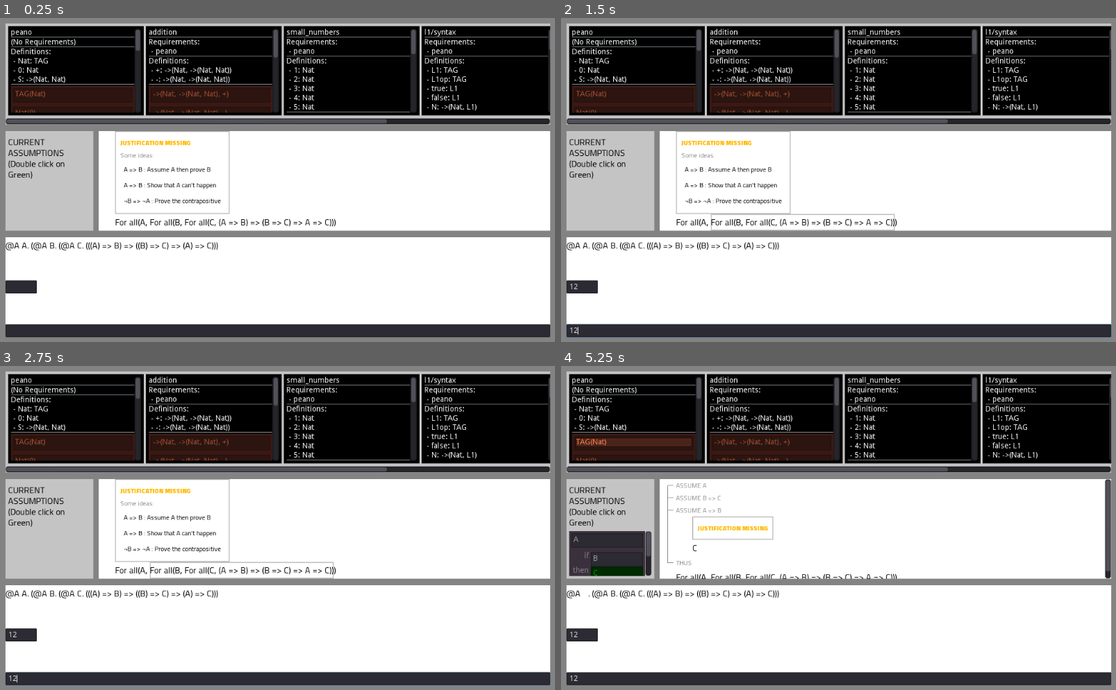
Above: before the commit, frames 1-4 (two rows, left to right).
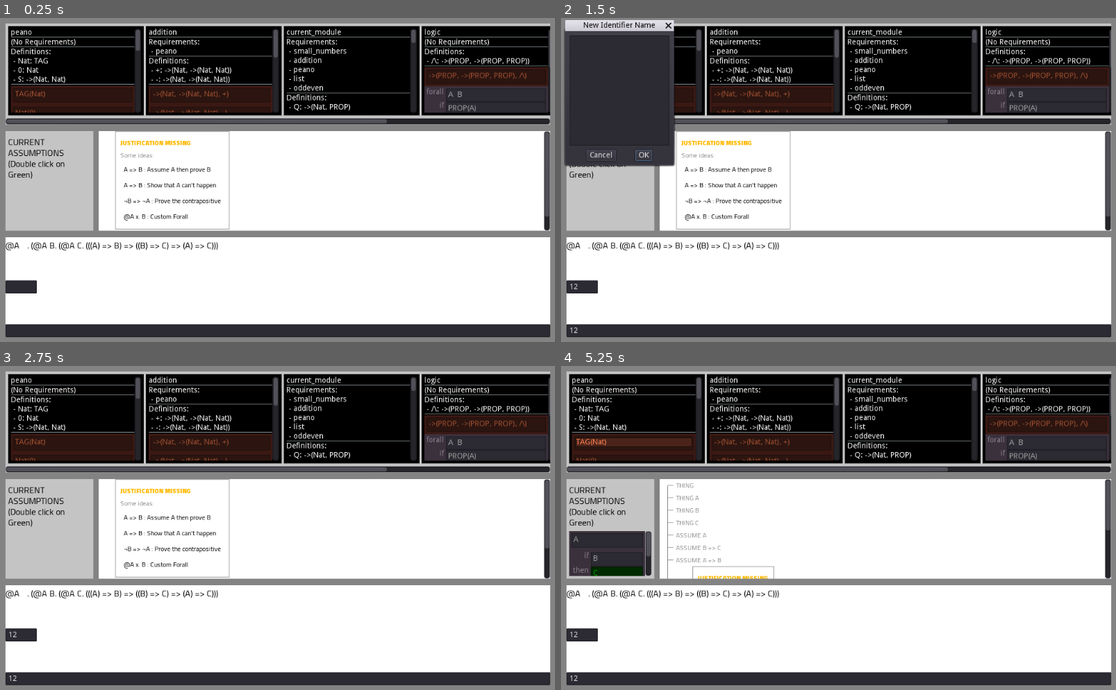
Above: after the commit, the same moments.

Repository: Negabinary/Math-Playground
Game: Godot game, scene res://Main.tscn
Two runs of this game, one before a commit and one after it. Both use one fixed random seed, a clock stepped at 60 frames per second and the inputs below.
Inputs (mouse positions are in pixels of both pictures, inside the frame that each line leads up to):
- Up to frame 1 (0.25 s): no input
- Up to frame 2 (1.5 s): click (583, 286) at 0.52 s; type "12" at 0.6 s; click (838, 332) at 0.75 s; type "12" at 0.83 s; click (733, 215) at 1.25 s, where only the run after the commit has a clickable "@A x. B : Custom Forall"
- Up to frame 3 (2.75 s): click (83, 502) at 2 s, where only the run after the commit has a clickable "OK"
- Up to frame 4 (5.25 s): click "A => B : Assume A then prove B" at 2.75 s; click (882, 563) at 3.52 s; click (694, 579) at 4.27 s; tap Enter (ui_accept) at 5 s; drag from (633, 443) to (894, 456) at 5.02 s

The runs differ from the first frame. In frame 1, 5.7% of the frame differs, in the area x 3-100%, y 3-72%; in frame 2, 15%, in the area x 0-100%, y 0-99%; in frame 3, 6.4%; in frame 4, 5.8%.

Commit message:
Added custom forall
Added custom forall
Fixed substitution not working

Diff:
--- a/Modules.gd
+++ b/Modules.gd
@@ -17,7 +17,8 @@
 	#for module_name in ["bool/bool_type", "bool/bool_and", "bool/bool_or", "bool/de_morgan"]:
 	#for module_name in ["2p2e4","small_numbers","addition","peano"]:
 	#for module_name in ["pres/peano","pres/2nat"]:
-	for module_name in ["peano","addition","small_numbers","l1/syntax","l1/opsemant"]:
+	#for module_name in ["peano","addition","small_numbers","l1/syntax","l1/opsemant"]:
+	for module_name in ["peano","addition","current_module","logic","oddeven"]:
 		add_module(module_loader.get_module(module_name), module_name, selection_handler)
 
 
--- a/lib/current_module.tres
+++ b/lib/current_module.tres
@@ -2,6 +2,7 @@
 @R addition
 @R peano
 @R list
+@R oddeven
 
 @= +(2,2)
 @> 4
@@ -40,3 +41,15 @@
 @A y : Nat
 @< =(+(x,y),+(y,x))
 @> R(x)
+
+@A x : Nat
+@A y : Nat
+@< Even(x)
+@< Even(y)
+@> Even(+(x,y))
+
+@A x : Nat
+@A y : Nat
+@< Odd(x)
+@< Odd(y)
+@> Even(+(x,y))
--- /dev/null
+++ b/lib/logic.tres
@@ -0,0 +1,11 @@
+@D /\ : ->(PROP,->(PROP,PROP))
+
+@A A : PROP
+@A B : PROP
+@< /\(A,B)
+@> A
+
+@A A : PROP
+@A B : PROP
+@< /\(A,B)
+@> B
--- /dev/null
+++ b/lib/oddeven.tres
@@ -0,0 +1,24 @@
+@R peano
+@R addition
+@R logic
+
+@D Even : ->(Nat,PROP)
+
+@A x : Nat
+@A y : Nat
+@< =(+(y,y),x)
+@> Even(x)
+
+@A x : Nat
+@< Even(x)
+@> For some(y,=(+(y,y),x))
+
+@D Odd : ->(Nat,PROP)
+
+@A x : Nat
+@< Even(x)
+@> Odd(S(x))
+
+@A x : Nat
+@< Odd(x)
+@> For some(y,/\(=(x,S(y)),Even(y)))
--- a/src/module/module.gd
+++ b/src/module/module.gd
@@ -44,7 +44,7 @@
 			var expr_item := ExprItemBuilder.from_string(statement_string, proof_box)
 			var proof_step = ProofStep.new(expr_item)
 			proof_step.justify_with_module_proveable(self)
-			proofs[proof_step] = ProofStep.new(expr_item)
+			proofs[proof_step] = ProofStep.new(expr_item, self)
 			proof_steps.append(proof_step)
 
 	for proof_step in proof_steps:
--- a/src/proof_step/proof_step.gd
+++ b/src/proof_step/proof_step.gd
@@ -6,7 +6,7 @@
 
 
 var context:ProofStep
-#var module:MathModule
+var module
 
 var statement:Statement
 var justification:Justification
@@ -15,12 +15,28 @@
 var _is_tag : bool = false
 
 
-func _init(new_expr_item:ExprItem, new_justification:Justification = MissingJustification.new(), new_context:ProofStep = null, new_new_assumptions = [], new_new_definitions = []):
+func _init(new_expr_item:ExprItem, module=null, new_justification:Justification = MissingJustification.new(), new_context:ProofStep = null, new_new_assumptions = [], new_new_definitions = []):
 	statement = Statement.new(new_expr_item)
 	justification = new_justification
 	context = new_context
 	new_assumptions = new_new_assumptions
 	new_definitions = new_new_definitions
+	self.module = module
+
+
+func get_proof_box() -> ProofBox:
+	var base : ProofBox
+	if context != null:
+		base = context.get_proof_box()
+	elif module != null:
+		base = module.get_proof_box()
+	else:
+		base = GlobalTypes.PROOF_BOX
+
+	if new_definitions == []:
+		return base
+	else:
+		return ProofBox.new(new_definitions, base)
 
 
 func mark_tag():
@@ -158,7 +174,7 @@
 			if implication.get_statement().get_conditions().size() == 0:
 				justify_with_specialisation(implication, matching)
 			else:
-				var refined_ps = get_script().new(implication.get_statement().deep_replace_types(matching).as_expr_item())
+				var refined_ps = get_script().new(implication.get_statement().deep_replace_types(matching).as_expr_item(), module)
 				refined_ps.justify_with_specialisation(implication, matching)
 				justification = ModusPonensJustificaiton.new(self, refined_ps)
 				emit_signal("justified")
@@ -178,7 +194,7 @@
 		for definition in implication.get_statement().get_definitions():
 			matching[definition] = "*"
 		if replace_impl.get_expr_item().is_superset(replace_ps.get_expr_item(), matching):
-			var refined_ps = get_script().new(implication.get_statement().deep_replace_types(matching).as_expr_item())
+			var refined_ps = get_script().new(implication.get_statement().deep_replace_types(matching).as_expr_item(), module)
 			refined_ps.justify_with_specialisation(implication, matching)
 			justification = EqualityJustification.new(self, refined_ps, replace_ps, refined_ps.get_statement().get_conclusion().get_child(with_idx))
 			emit_signal("justified")
@@ -196,6 +212,11 @@
 
 func justify_with_specialisation(generalised:ProofStep, matching) -> void:
 	justification = RefineJustification.new(self, generalised, matching)
+	emit_signal("justified")
+
+
+func justify_with_generalisation(new_identifier:String) -> void:
+	justification = RefineJustification.new(self, new_identifier, {})
 	emit_signal("justified")
 
 
@@ -295,6 +316,7 @@
 			requirements.append(
 					new_implication.get_script().new(
 							assumption.get_expr_item(),
+							context.module,
 							MissingJustification.new(),
 							context
 					)
@@ -317,12 +339,13 @@
 			requirements.append(
 					equality.get_script().new(
 							assumption.get_expr_item(),
+							context.module,
 							MissingJustification.new(),
 							context
 					)
 			)
 		var with_replacement = context.get_conclusion().get_expr_item().replace_at(replace.get_indeces(), with.get_expr_item())
-		requirements.append(equality.get_script().new(with_replacement, MissingJustification.new(), context))
+		requirements.append(equality.get_script().new(with_replacement, context.module, MissingJustification.new(), context))
 
 	func get_justification_text():
 		return "USING " + requirements[0].get_statement().to_string()
@@ -331,10 +354,25 @@
 class RefineJustification extends Justification:
 
 	func _init(
-			_context:ProofStep,
-			generalised:ProofStep,
+			context:ProofStep,
+			generalised,
 			_matching:Dictionary):
-		requirements = [generalised]
+		if generalised is String:
+			var new_type = ExprItemType.new(generalised)
+			var new_ei = ExprItem.new(
+				GlobalTypes.FORALL, [
+					ExprItem.new(new_type),
+					context.get_statement().as_expr_item()
+				]
+			)
+			requirements = [context.get_script().new(
+				new_ei,
+				context.module,
+				MissingJustification.new(),
+				context
+			)]
+		else:
+			requirements = [generalised]
 
 
 	func get_justification_text():
@@ -358,15 +396,17 @@
 					assum_ei = strip_existential(ctxt_definitions, conditions[i].get_expr_item(), [])
 				else:
 					assum_ei = strip_existential(ctxt_definitions, conditions[i].get_expr_item(), keep_exists_types[i])
-				var assum_ps = context.get_script().new(assum_ei)
+				var assum_ps = context.get_script().new(assum_ei, context.module)
 				assum_ps.justify_with_assumption()
 				ctxt_assumptions.append(assum_ps)
 		requirements = [
 			context.get_script().new(
 				conclusion,
+				context.module,
 				MissingJustification.new(),
 				context,
-				ctxt_assumptions
+				ctxt_assumptions,
+				ctxt_definitions
 			)
 		]
 
@@ -410,6 +450,7 @@
 						lhs.get_child(i),
 						rhs.get_child(i)
 					]),
+					context.module,
 					MissingJustification.new(),
 					context
 				)
@@ -425,6 +466,7 @@
 		requirements = [
 			context.get_script().new(
 				context.get_statement().as_expr_item().get_child(0).negate(),
+				context.module,
 				MissingJustification.new(),
 				context
 			)
@@ -452,6 +494,7 @@
 		requirements = [
 			context.get_script().new(
 				expr_item,
+				context.module,
 				MissingJustification.new(),
 				context
 			)
--- a/src/visual/assumption_box/ABDefinitions.gd
+++ b/src/visual/assumption_box/ABDefinitions.gd
@@ -35,3 +35,19 @@
 	var item:int = $Definitions.get_item_at_position(position)
 	if item != -1 and data is UniversalLocator:
 		emit_signal("expr_item_dropped_on_definition", definitions[item], data)
+
+
+var last_definition
+
+func _ons_item_activated(index):
+	if index != -1:
+		last_definition = definitions[index]
+		$EnterExprItem.popup_centered()
+
+
+func _on_ExprItem_confirmed():
+	var context:ProofBox = selection_handler.get_proof_step().get_proof_box()
+	var expr_item = ExprItemBuilder.from_string($EnterExprItem/VBoxContainer/LineEdit.text,context)
+	var refined_ps := ProofStep.new(assumption.get_statement().deep_replace_types({last_definition:expr_item}).as_expr_item())
+	refined_ps.justify_with_specialisation(assumption, {last_definition:expr_item})
+	get_parent().get_parent().emit_signal("proof_step_created", refined_ps)
--- a/src/visual/assumption_box/AssumptionBox.gd
+++ b/src/visual/assumption_box/AssumptionBox.gd
@@ -78,19 +78,3 @@
 	if event.is_action_released("right_click"):
 		if (assumption.get_justification() is ProofStep.ModuleProveableJustification):
 		  $PopupMenu.popup(Rect2(rect_global_position + event.position, Vector2(1,1)))
-
-
-var last_definition
-
-func _on_Definitions_item_activated(index):
-	if index != -1:
-		last_definition = definitions[index]
-		$EnterExprItem.popup_centered()
-
-
-func _on_EnterExprItem_confirmed():
-	var context := selection_handler.get_module().get_proof_box()
-	var expr_item = ExprItemBuilder.from_string($EnterExprItem/VBoxContainer/LineEdit.text,context)
-	var refined_ps := ProofStep.new(assumption.get_statement().deep_replace_types({last_definition:expr_item}).as_expr_item())
-	refined_ps.justify_with_specialisation(assumption, {last_definition:expr_item})
-	emit_signal("proof_step_created", refined_ps)
--- a/src/visual/assumption_box/AssumptionBox.tscn
+++ b/src/visual/assumption_box/AssumptionBox.tscn
@@ -58,6 +58,10 @@
 size_flags_horizontal = 3
 auto_height = true
 max_columns = 100
+
+[node name="EnterExprItem" parent="VBoxContainer/Definitions" instance=ExtResource( 6 )]
+margin_top = 8.0
+margin_bottom = 78.0
 
 [node name="Conditions" type="HBoxContainer" parent="VBoxContainer"]
 visible = false
@@ -135,11 +139,9 @@
 margin_right = 45.0
 margin_bottom = 104.0
 script = ExtResource( 5 )
-
-[node name="EnterExprItem" parent="." instance=ExtResource( 6 )]
 [connection signal="gui_input" from="." to="." method="_on_AssumptionBox_gui_input"]
-[connection signal="item_activated" from="VBoxContainer/Definitions/Definitions" to="." method="_on_Definitions_item_activated"]
+[connection signal="item_activated" from="VBoxContainer/Definitions/Definitions" to="VBoxContainer/Definitions" method="_ons_item_activated"]
+[connection signal="confirmed" from="VBoxContainer/Definitions/EnterExprItem" to="VBoxContainer/Definitions" method="_on_ExprItem_confirmed"]
 [connection signal="item_activated" from="VBoxContainer/Conclusion/Conclusion" to="." method="_on_Conclusion_item_activated"]
 [connection signal="item_activated" from="VBoxContainer/Equality/Equalities" to="VBoxContainer/Equality/Equalities" method="_on_item_activated"]
 [connection signal="use_equality" from="VBoxContainer/Equality/Equalities" to="." method="_on_use_equality"]
-[connection signal="confirmed" from="EnterExprItem" to="." method="_on_EnterExprItem_confirmed"]
--- a/src/visual/expression_viewer/ExpressionViewer.tscn
+++ b/src/visual/expression_viewer/ExpressionViewer.tscn
@@ -3,6 +3,8 @@
 [ext_resource path="res://src/visual/expression_viewer/ExpressionViewer.gd" type="Script" id=1]
 [ext_resource path="res://src/visual/Definitions.gd" type="Script" id=2]
 [ext_resource path="res://src/visual/expression_viewer/ExpressionTree.gd" type="Script" id=3]
+
+
 
 [node name="ExpressionViewer" type="Control"]
 margin_left = 257.0
--- a/src/visual/written_proof_box/Assumptions.gd
+++ b/src/visual/written_proof_box/Assumptions.gd
@@ -4,6 +4,12 @@
 func display_assumptions(proof_step:ProofStep):
 	for child in get_children():
 		remove_child(child)
+	var definitions:Array = proof_step.get_requirements()[0].new_definitions
+	for definition in definitions:
+		var new_label = WrittenJustification.new()
+		new_label.disabled = true
+		new_label.set_text("THING " + definition.get_identifier())
+		add_child(new_label)
 	var assumptions:Array = proof_step.get_requirements()[0].new_assumptions
 	for assumption in assumptions:
 		var new_label = WrittenJustification.new()
--- a/src/visual/written_proof_box/WPBMissing.gd
+++ b/src/visual/written_proof_box/WPBMissing.gd
@@ -5,6 +5,11 @@
 var ui_vacuous_button
 var ui_reflexive_button
 var ui_matching_button
+var ui_custom_forall_button
+
+
+func _ready():
+	$Ideas/PanelContainer/VBoxContainer/CustomForAllButton/NewIdentifierNameDialog.connect("confirmed", self, "_on_custom_forall_confirm")
 
 
 func initialise(proof_step:ProofStep, selection_handler:SelectionHandler, active_dependency_id:=-1):
@@ -22,6 +27,9 @@
 	ui_reflexive_button.visible = false
 	ui_matching_button = $Ideas/PanelContainer/VBoxContainer/MatchingButton
 	ui_matching_button.visible = false
+	ui_custom_forall_button = $Ideas/PanelContainer/VBoxContainer/CustomForAllButton
+	ui_custom_forall_button.visible = true
+	ui_custom_forall_button.connect("pressed", self, "_custom_forall_button")
 
 	var parent_type:ExprItemType = proof_step.get_statement().as_expr_item().get_type()
 
@@ -73,3 +81,11 @@
 
 func _matching_button():
 	proof_step.justify_with_matching()
+
+
+func _custom_forall_button():
+	ui_custom_forall_button.get_node("NewIdentifierNameDialog").popup()
+
+
+func _on_custom_forall_confirm():
+	proof_step.justify_with_generalisation(ui_custom_forall_button.get_node("NewIdentifierNameDialog/LineEdit").text)
--- a/src/visual/written_proof_box/WPBMissing.tscn
+++ b/src/visual/written_proof_box/WPBMissing.tscn
@@ -15,20 +15,20 @@
 
 [node name="Ideas" type="MarginContainer" parent="."]
 margin_right = 235.0
-margin_bottom = 229.0
+margin_bottom = 262.0
 size_flags_horizontal = 0
 custom_constants/margin_left = 30
 
 [node name="PanelContainer" type="PanelContainer" parent="Ideas"]
 margin_left = 30.0
 margin_right = 235.0
-margin_bottom = 229.0
+margin_bottom = 262.0
 
 [node name="VBoxContainer" type="VBoxContainer" parent="Ideas/PanelContainer"]
 margin_left = 7.0
 margin_top = 7.0
 margin_right = 198.0
-margin_bottom = 222.0
+margin_bottom = 255.0
 __meta__ = {
 "_edit_use_anchors_": false
 }
@@ -128,8 +128,42 @@
 "_edit_use_anchors_": false
 }
 
+[node name="CustomForAllButton" type="Button" parent="Ideas/PanelContainer/VBoxContainer"]
+margin_top = 219.0
+margin_right = 191.0
+margin_bottom = 248.0
+custom_fonts/font = ExtResource( 3 )
+custom_colors/font_color_disabled = Color( 0.631373, 0.631373, 0.631373, 1 )
+custom_colors/font_color = Color( 0, 0, 0, 1 )
+custom_colors/font_color_hover = Color( 0, 0, 0, 1 )
+custom_colors/font_color_pressed = Color( 0, 0, 0, 1 )
+text = "@A x. B : Custom Forall"
+flat = true
+align = 0
+__meta__ = {
+"_edit_use_anchors_": false
+}
+
+[node name="NewIdentifierNameDialog" type="ConfirmationDialog" parent="Ideas/PanelContainer/VBoxContainer/CustomForAllButton"]
+visible = true
+margin_top = -219.0
+margin_right = 200.0
+margin_bottom = 29.0
+window_title = "New Identifier Name"
+resizable = true
+
+[node name="LineEdit" type="LineEdit" parent="Ideas/PanelContainer/VBoxContainer/CustomForAllButton/NewIdentifierNameDialog"]
+anchor_top = 0.5
+anchor_right = 1.0
+anchor_bottom = 0.5
+margin_top = -12.0
+margin_bottom = 12.0
+__meta__ = {
+"_edit_use_anchors_": false
+}
+
 [node name="Statement" type="Control" parent="."]
-margin_top = 233.0
+margin_top = 266.0
 margin_right = 1024.0
-margin_bottom = 233.0
+margin_bottom = 266.0
 script = ExtResource( 5 )
